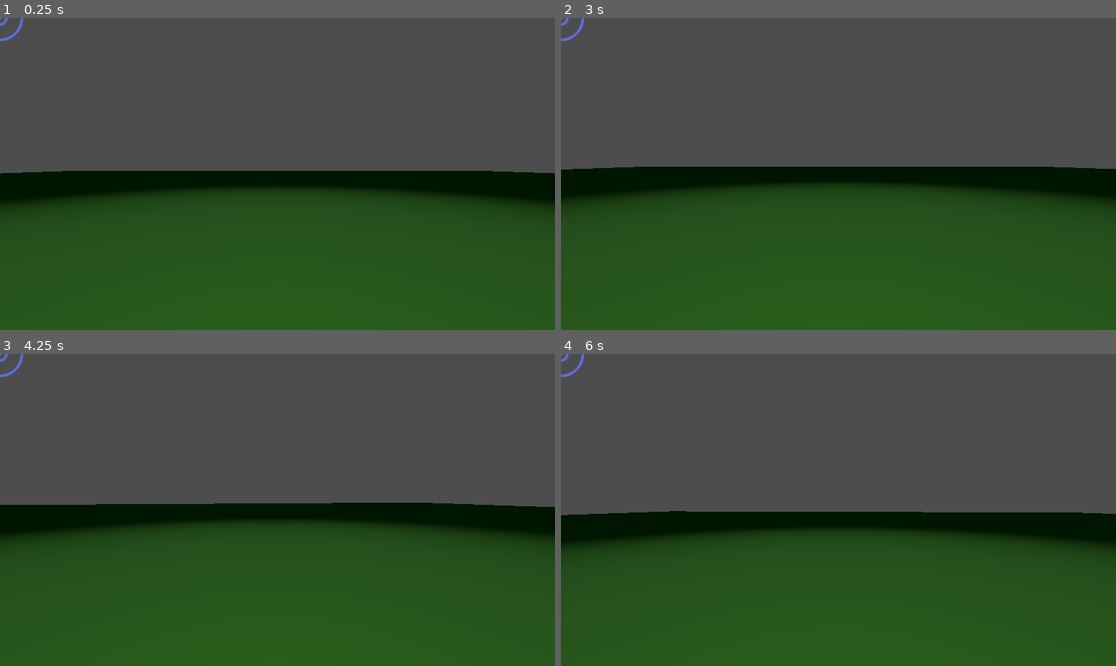
Above: before the commit, frames 1-4 (two rows, left to right).
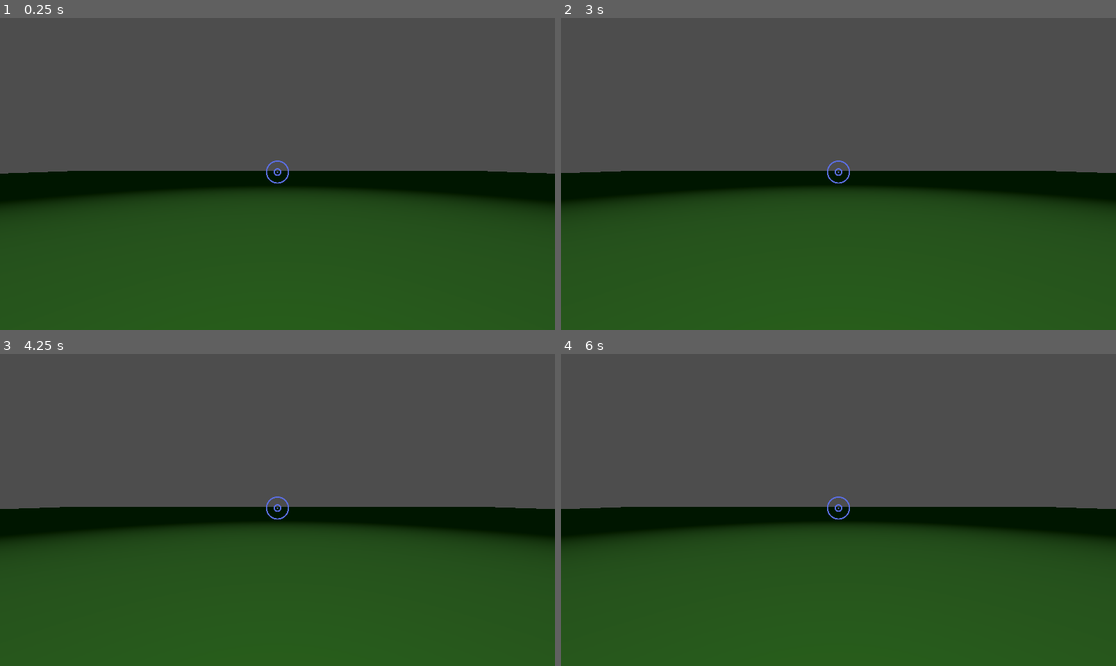
Above: after the commit, the same moments.

Repository: CreativeIndividuals/wildJam
Game: Godot game, scene res://scenes/Game.tscn
Same seed, same stepped clock (60 frames per second), same inputs: the game is played once before the commit and once after it.
Inputs (mouse positions are in pixels of both pictures, inside the frame that each line leads up to):
- Up to frame 1 (0.25 s): no input
- Up to frame 2 (3 s): tap Enter at 0.5, 2 s; move the mouse to (866, 174) at 0.52 s; hold E (interact) 0.53-1.28 s; tap Space at 1.25, 2.75 s; move the mouse to (810, 174) at 1.27 s; tap E (interact) at 1.35, 2.85 s; move the mouse to (849, 167) at 2.02 s; hold E (interact) 2.03-2.78 s; move the mouse to (832, 180) at 2.77 s
- Up to frame 3 (4.25 s): tap Enter at 3.5 s; move the mouse to (316, 513) at 3.52 s; hold E (interact) from 3.53 s (still down)
- Up to frame 4 (6 s): tap Space at 4.25 s; move the mouse to (794, 506) at 4.27 s; release E (interact) at 4.28 s; tap E (interact) at 4.35, 5.85 s; move the mouse to (844, 510) at 5.02 s; hold E (interact) 5.03-5.78 s; move the mouse to (816, 503) at 5.77 s

The runs differ from the first frame. In frame 1, 0.2% of the frame differs, in the area x 0-100%, y 0-54%; in frame 2, 1.5%; in frame 3, 1.1%; in frame 4, 2.4%, in the area x 0-100%, y 0-59%.
Error before the commit: Invalid assignment of property or key 'one_shot' with value of type 'bool' on a base object of type 'null instance'. (res://code/GameState.gd:29)
Error after the commit: Attempt to call function 'set_movement_enabled' in base 'null instance' on a null instance. (res://code/GameState.gd:46)

Commit message:
project structured

Diff:
--- a/code/BlackOutOverlay.gd
+++ /dev/null
@@ -1,12 +0,0 @@
-extends ColorRect
-
-func _ready():
-	color = Color(0, 0, 0, 0)
-
-func fade_in():
-	var tween = create_tween()
-	tween.tween_property(self, "color:a", 1.0, 1.0)
-
-func fade_out():
-	var tween = create_tween()
-	tween.tween_property(self, "color:a", 0.0, 1.0)
--- a/code/GameState.gd
+++ b/code/GameState.gd
@@ -1,7 +1,6 @@
 extends Node
 
 signal phase_changed(new_phase)
-signal game_over(won)
 signal time_updated(seconds_left)
 
 enum GamePhase {INIT, RESEARCH, BLACKOUT, JUDGEMENT, WIN, LOSS}
@@ -14,28 +13,24 @@
 var impostor_index: int = -1
 var creature_identity: String = ""
 
-@onready var timer: Timer = $Timer
-@onready var blackout_timer: Timer = $BlackoutTimer
+@onready var timer = $Timer #for researching
+@onready var blackout_timer = $BlackoutTimer
 
 func _ready():
 	setup_timers()
 	start_game()
 
-func _process(_delta):
-	if current_phase == GamePhase.RESEARCH:
-		time_updated.emit(timer.time_left)
-
 func setup_timers():
+	timer.wait_time = RESEARCH_TIME
 	timer.one_shot = true
-	timer.wait_time = RESEARCH_TIME
 	timer.timeout.connect(_on_research_timer_timeout)
 
+	blackout_timer.wait_time = BLACKOUT_DURATION
 	blackout_timer.one_shot = true
-	blackout_timer.wait_time = BLACKOUT_DURATION
 	blackout_timer.timeout.connect(_on_blackout_timer_timeout)
 
 func start_game():
-	# Select random family member to be replaced by creature
+	# Pick random impostor
 	impostor_index = randi() % family_members.size()
 	creature_identity = family_members[impostor_index]
 	change_phase(GamePhase.RESEARCH)
--- a/code/Interractable.gd
+++ b/code/Interractable.gd
@@ -1,4 +1,4 @@
-extends StaticBody3D
+extends Area3D
 
 @export var clue_id: String
 @export_multiline var description: String
--- a/code/Player.gd
+++ b/code/Player.gd
@@ -1,7 +1,6 @@
 extends CharacterBody3D
 
 const SPEED = 5.0
-const JUMP_VELOCITY = 4.0
 const MOUSE_SENSITIVITY = 0.002
 const RAY_LENGTH = 2.0
 
@@ -22,7 +21,7 @@
 		camera.rotate_x(-event.relative.y * MOUSE_SENSITIVITY)
 		camera.rotation.x = clamp(camera.rotation.x, -PI/2, PI/2)
 
-	if event.is_action_pressed("interact"):
+	if event.is_action_pressed("interact") and can_move:
 		try_interact()
 
 func _physics_process(delta):
--- a/code/clueManager.gd
+++ /dev/null
@@ -1,40 +0,0 @@
-extends Node
-
-signal clue_collected(clue_id, owner)
-
-var collected_clues = {}
-var clue_owners = {
-	# Mother's clues
-	"sketchbook": "Mother",
-	"cornflakes": "Mother",
-	# Father's clues
-	"newspaper": "Father",
-	"coffee_mug": "Father",
-	# Brother's clues
-	"boardgame": "Brother",
-	"tv_console": "Brother",
-	# Girlfriend's clues
-	"cassette": "Girlfriend",
-	"easel": "Girlfriend"
-}
-
-func collect_clue(clue_id: String):
-	if clue_id in clue_owners:
-		collected_clues[clue_id] = clue_owners[clue_id]
-		clue_collected.emit(clue_id, clue_owners[clue_id])
-
-func has_clue(clue_id: String) -> bool:
-	return clue_id in collected_clues
-
-func get_clue_owner(clue_id: String) -> String:
-	return collected_clues.get(clue_id, "")
-
-func get_character_clues(character: String) -> Array:
-	var character_clues = []
-	for clue_id in collected_clues:
-		if collected_clues[clue_id] == character:
-			character_clues.append(clue_id)
-	return character_clues
-
-func reset():
-	collected_clues.clear()
--- a/code/dialogueManager.gd
+++ b/code/dialogueManager.gd
@@ -1,40 +1,26 @@
 extends Control
 
-signal dialogue_finished
-
 var current_speaker_index = 0
-var dialogue_active = false
+var memories = {
+	"Mother": ["family_photo", "old_diary"],
+	"Father": ["workbench", "fishing_rod"],
+	"Brother": ["game_console", "sports_trophy"],
+	"Girlfriend": ["mix_tape", "art_supplies"]
+}
 
 @onready var speaker_label = $SpeakerLabel
 @onready var dialogue_label = $DialogueLabel
+@onready var portraits = $Portraits
 @onready var next_button = $NextButton
-@onready var accuse_button = $AccuseButton
-
-var character_statements = {
-	"Mother": ["I remember drawing in your sketchbook.", "We always had cornflakes for breakfast."],
-	"Father": ["I read the newspaper to you every Sunday.", "Remember our morning coffee talks?"],
-	"Brother": ["Remember that board game we used to play?", "We spent hours on that old TV console."],
-	"Girlfriend": ["That cassette player was our favorite.", "I taught you how to paint at that easel."]
-}
-
-var creature_lies = {
-	"Mother": ["Remember our morning coffee talks?", "We spent hours on that TV console."],
-	"Father": ["We always had cornflakes for breakfast.", "That cassette player was our favorite."],
-	"Brother": ["I read the newspaper every Sunday.", "I taught you how to paint at that easel."],
-	"Girlfriend": ["I remember drawing in your sketchbook.", "Remember that board game we used to play?"]
-}
 
 func start_dialogue():
 	show()
-	dialogue_active = true
 	current_speaker_index = 0
-	next_button.show()
-	accuse_button.hide()
 	show_next_statement()
 
 func show_next_statement():
 	if current_speaker_index >= 4:
-		end_dialogue()
+		show_accusation_prompt()
 		return
 
 	var game_state = get_node("/root/GameState")
@@ -43,23 +29,38 @@
 
 	var statement
 	if current_speaker_index == game_state.impostor_index:
-		var lies = creature_lies[game_state.creature_identity]
-		statement = lies[randi() % lies.size()]
+		# Creature lies by using a memory from another character
+		var valid_memories = []
+		for character in memories:
+			if character != current_character:
+				valid_memories.append_array(memories[character])
+		var fake_memory = valid_memories[randi() % valid_memories.size()]
+		statement = generate_statement(fake_memory)
 	else:
-		var truths = character_statements[current_character]
-		statement = truths[randi() % truths.size()]
+		var char_memories = memories[current_character]
+		var true_memory = char_memories[randi() % char_memories.size()]
+		statement = generate_statement(true_memory)
 
 	dialogue_label.text = statement
 	current_speaker_index += 1
 
-func end_dialogue():
+func generate_statement(memory: String) -> String:
+	var statements = [
+		"I remember when we used the %s together.",
+		"Don't you remember the %s we shared?",
+		"We spent so much time with the %s.",
+		"The %s was special to us."
+	]
+	return statements[randi() % statements.size()] % memory
+
+func show_accusation_prompt():
+	dialogue_label.text = "One of us is not who they seem. Who is the impostor?"
 	next_button.hide()
-	accuse_button.show()
-	dialogue_label.text = "Who is the creature? Click on their portrait to accuse."
+	# Enable portrait clicking for accusation
+
+func _on_portrait_clicked(index: int):
+	if not next_button.visible:  # In accusation phase
+		get_node("/root/GameState").make_accusation(index)
 
 func _on_next_button_pressed():
 	show_next_statement()
-
-func _on_portrait_clicked(index: int):
-	if accuse_button.visible:
-		get_node("/root/GameState").make_accusation(index)
--- a/scenes/Enviornment.tscn
+++ b/scenes/Enviornment.tscn
@@ -1,4 +1,6 @@
-[gd_scene load_steps=4 format=3 uid="uid://biaao2bk7nwtc"]
+[gd_scene load_steps=7 format=3 uid="uid://biaao2bk7nwtc"]
+
+[ext_resource type="Script" uid="uid://cq5d5yawdbkcw" path="res://code/Interractable.gd" id="1_t7bns"]
 
 [sub_resource type="WorldBoundaryShape3D" id="WorldBoundaryShape3D_x5vcc"]
 
@@ -6,6 +8,10 @@
 
 [sub_resource type="StandardMaterial3D" id="StandardMaterial3D_t7bns"]
 albedo_color = Color(0.113725, 0.360784, 0, 1)
+
+[sub_resource type="BoxShape3D" id="BoxShape3D_x5vcc"]
+
+[sub_resource type="BoxMesh" id="BoxMesh_t7bns"]
 
 [node name="Env" type="Node3D"]
 
@@ -23,3 +29,17 @@
 transform = Transform3D(1, 0, 0, 0, 1, 0, 0, 0, 1, 0, 3, 0)
 omni_range = 17.0
 omni_attenuation = 0.0
+
+[node name="clues" type="Node3D" parent="."]
+
+[node name="clue1" type="Area3D" parent="clues"]
+transform = Transform3D(1, 0, 0, 0, 1, 0, 0, 0, 1, 0, 0.958167, 5.7256)
+script = ExtResource("1_t7bns")
+clue_id = "sketchbook"
+description = "bomboclat"
+
+[node name="CollisionShape3D" type="CollisionShape3D" parent="clues/clue1"]
+shape = SubResource("BoxShape3D_x5vcc")
+
+[node name="MeshInstance3D" type="MeshInstance3D" parent="clues/clue1"]
+mesh = SubResource("BoxMesh_t7bns")
--- a/scenes/Game.tscn
+++ b/scenes/Game.tscn
@@ -18,21 +18,27 @@
 [node name="GameState" type="Node" parent="."]
 script = ExtResource("2_cpr0p")
 
+[node name="Timer" type="Timer" parent="GameState"]
+wait_time = 120.0
+
+[node name="BlackoutTimer" type="Timer" parent="GameState"]
+wait_time = 2.0
+
 [node name="HUD" parent="." instance=ExtResource("3_s0nni")]
 
 [node name="Player" type="CharacterBody3D" parent="."]
+transform = Transform3D(1, 0, 0, 0, 1, 0, 0, 0, 1, 0, 1.3908, 0)
 script = ExtResource("3_78awf")
 
 [node name="CollisionShape3D" type="CollisionShape3D" parent="Player"]
-transform = Transform3D(1, 0, 0, 0, 1, 0, 0, 0, 1, 0, 1, 0)
 shape = SubResource("CapsuleShape3D_qbsmt")
 
 [node name="PlaceholderMesh" type="MeshInstance3D" parent="Player"]
-transform = Transform3D(1, 0, 0, 0, 2, 0, 0, 0, 1, 0, 1, 0)
+transform = Transform3D(1, 0, 0, 0, 2, 0, 0, 0, 1, 0, 0, 0)
 mesh = SubResource("SphereMesh_ibkli")
 
 [node name="Camera3D" type="Camera3D" parent="Player"]
-transform = Transform3D(1, 0, 0, 0, 0.9987, 0.0509764, 0, -0.0509764, 0.9987, 0, 1.71693, 0)
+transform = Transform3D(1, 0, 0, 0, 0.9987, 0.0509764, 0, -0.0509764, 0.9987, 0, 0.7, 0)
 environment = SubResource("Environment_cpr0p")
 fov = 75.9835
 
--- a/scenes/Hud.tscn
+++ b/scenes/Hud.tscn
@@ -1,9 +1,168 @@
-[gd_scene load_steps=2 format=3 uid="uid://bwahtxmpwwgvo"]
+[gd_scene load_steps=3 format=3 uid="uid://bwahtxmpwwgvo"]
 
 [ext_resource type="Texture2D" uid="uid://dfykxjiun5o4t" path="res://2d/crosshair.png" id="1_wfueu"]
+[ext_resource type="Texture2D" uid="uid://b52b5eobvljo5" path="res://2d/dialogueBox.png" id="2_f1f40"]
 
 [node name="HUD" type="CanvasLayer"]
 follow_viewport_enabled = true
 
-[node name="Sprite2D" type="Sprite2D" parent="."]
+[node name="crosshair" type="Control" parent="."]
+layout_mode = 3
+anchors_preset = 15
+anchor_right = 1.0
+anchor_bottom = 1.0
+grow_horizontal = 2
+grow_vertical = 2
+size_flags_horizontal = 4
+size_flags_vertical = 4
+
+[node name="TextureRect" type="TextureRect" parent="crosshair"]
+layout_mode = 1
+anchors_preset = -1
+anchor_left = 0.5
+anchor_top = 0.493827
+anchor_right = 0.5
+anchor_bottom = 0.493827
+offset_left = -32.0
+offset_top = -32.0
+offset_right = 96.0
+offset_bottom = 96.0
+grow_horizontal = 2
+grow_vertical = 2
+scale = Vector2(0.5, 0.5)
 texture = ExtResource("1_wfueu")
+
+[node name="Label" type="Label" parent="."]
+visible = false
+anchors_preset = 3
+anchor_left = 1.0
+anchor_top = 1.0
+anchor_right = 1.0
+anchor_bottom = 1.0
+offset_left = -256.0
+offset_top = -136.0
+grow_horizontal = 0
+grow_vertical = 0
+theme_override_font_sizes/font_size = 24
+text = "press E to inspect"
+
+[node name="TextureRect2" type="TextureRect" parent="."]
+visible = false
+anchors_preset = 7
+anchor_left = 0.5
+anchor_top = 1.0
+anchor_right = 0.5
+anchor_bottom = 1.0
+offset_left = -256.0
+offset_top = -200.0
+offset_right = 256.0
+offset_bottom = -72.0
+grow_horizontal = 2
+grow_vertical = 0
+texture = ExtResource("2_f1f40")
+
+[node name="Person" type="Label" parent="TextureRect2"]
+layout_mode = 2
+offset_left = 8.0
+offset_top = 8.0
+offset_right = 88.0
+offset_bottom = 32.0
+theme_override_colors/font_color = Color(5.67943e-06, 0.560148, 0.304097, 1)
+
+[node name="Line" type="Label" parent="TextureRect2"]
+layout_mode = 1
+anchors_preset = 14
+anchor_top = 0.5
+anchor_right = 1.0
+anchor_bottom = 0.5
+offset_left = 8.0
+offset_top = -24.0
+offset_right = -8.0
+offset_bottom = 57.0
+grow_horizontal = 2
+grow_vertical = 2
+theme_override_colors/font_color = Color(0.765223, 1, 0.839826, 1)
+
+[node name="postProcessing" type="ColorRect" parent="."]
+visible = false
+anchors_preset = 15
+anchor_right = 1.0
+anchor_bottom = 1.0
+grow_horizontal = 2
+grow_vertical = 2
+
+[node name="gameOver" type="ColorRect" parent="."]
+visible = false
+anchors_preset = 15
+anchor_right = 1.0
+anchor_bottom = 1.0
+grow_horizontal = 2
+grow_vertical = 2
+color = Color(0, 0.0235294, 0.0313726, 1)
+
+[node name="result" type="Label" parent="gameOver"]
+layout_mode = 1
+anchors_preset = 8
+anchor_left = 0.5
+anchor_top = 0.5
+anchor_right = 0.5
+anchor_bottom = 0.5
+offset_left = -240.0
+offset_top = -188.0
+offset_right = 237.0
+offset_bottom = -140.0
+grow_horizontal = 2
+grow_vertical = 2
+theme_override_font_sizes/font_size = 32
+text = "congrats you have won/lost"
+horizontal_alignment = 1
+vertical_alignment = 1
+
+[node name="Label2" type="Label" parent="gameOver"]
+layout_mode = 1
+anchors_preset = 8
+anchor_left = 0.5
+anchor_top = 0.5
+anchor_right = 0.5
+anchor_bottom = 0.5
+offset_left = -128.0
+offset_top = -92.0
+offset_right = 128.0
+offset_bottom = -44.0
+grow_horizontal = 2
+grow_vertical = 2
+theme_override_font_sizes/font_size = 24
+text = "hope you enjoyed"
+horizontal_alignment = 1
+vertical_alignment = 1
+
+[node name="credits" type="Label" parent="gameOver"]
+layout_mode = 1
+anchors_preset = 8
+anchor_left = 0.5
+anchor_top = 0.5
+anchor_right = 0.5
+anchor_bottom = 0.5
+offset_left = -128.0
+offset_top = 4.0
+offset_right = 128.0
+offset_bottom = 186.0
+grow_horizontal = 2
+grow_vertical = 2
+theme_override_font_sizes/font_size = 24
+text = "made by(discords):
+.hakashikatake
+qad7098
+the2nd
+_xzo_"
+horizontal_alignment = 1
+vertical_alignment = 1
+
+[node name="blackoutOverlay" type="ColorRect" parent="."]
+visible = false
+anchors_preset = 15
+anchor_right = 1.0
+anchor_bottom = 1.0
+grow_horizontal = 2
+grow_vertical = 2
+color = Color(0, 0, 0, 1)
Binary file added: 2d/dialogueBox.png
Not shown, added: 2d/dialogueBox.png.import
Not shown, removed: code/BlackOutOverlay.gd.uid
Not shown, removed: code/clueManager.gd.uid
Renamed: code/gameOverUI.gd -> code/gameOver.gd
Not shown, added: code/gameOver.gd.uid
Not shown, removed: code/gameOverUI.gd.uid
